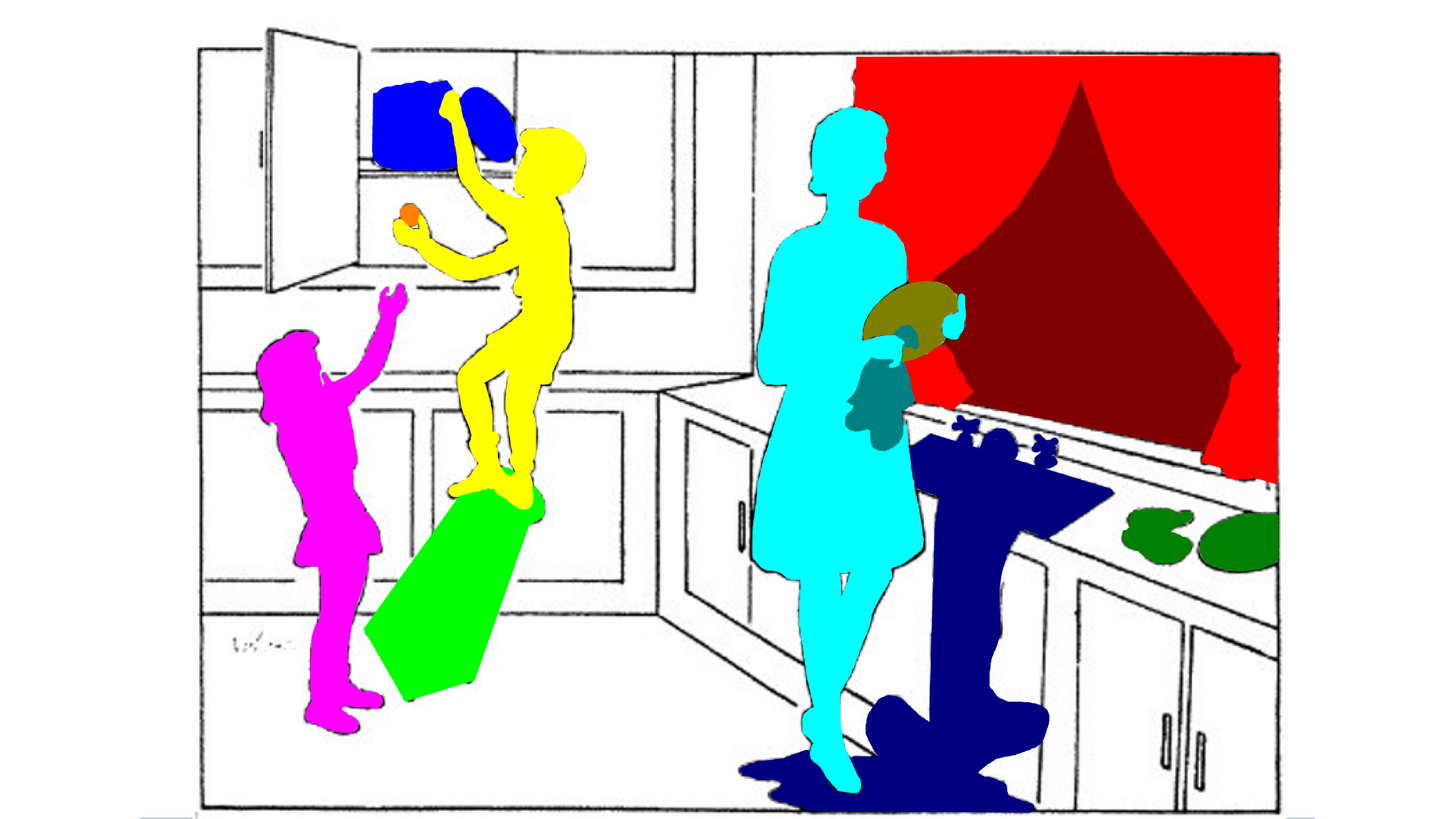
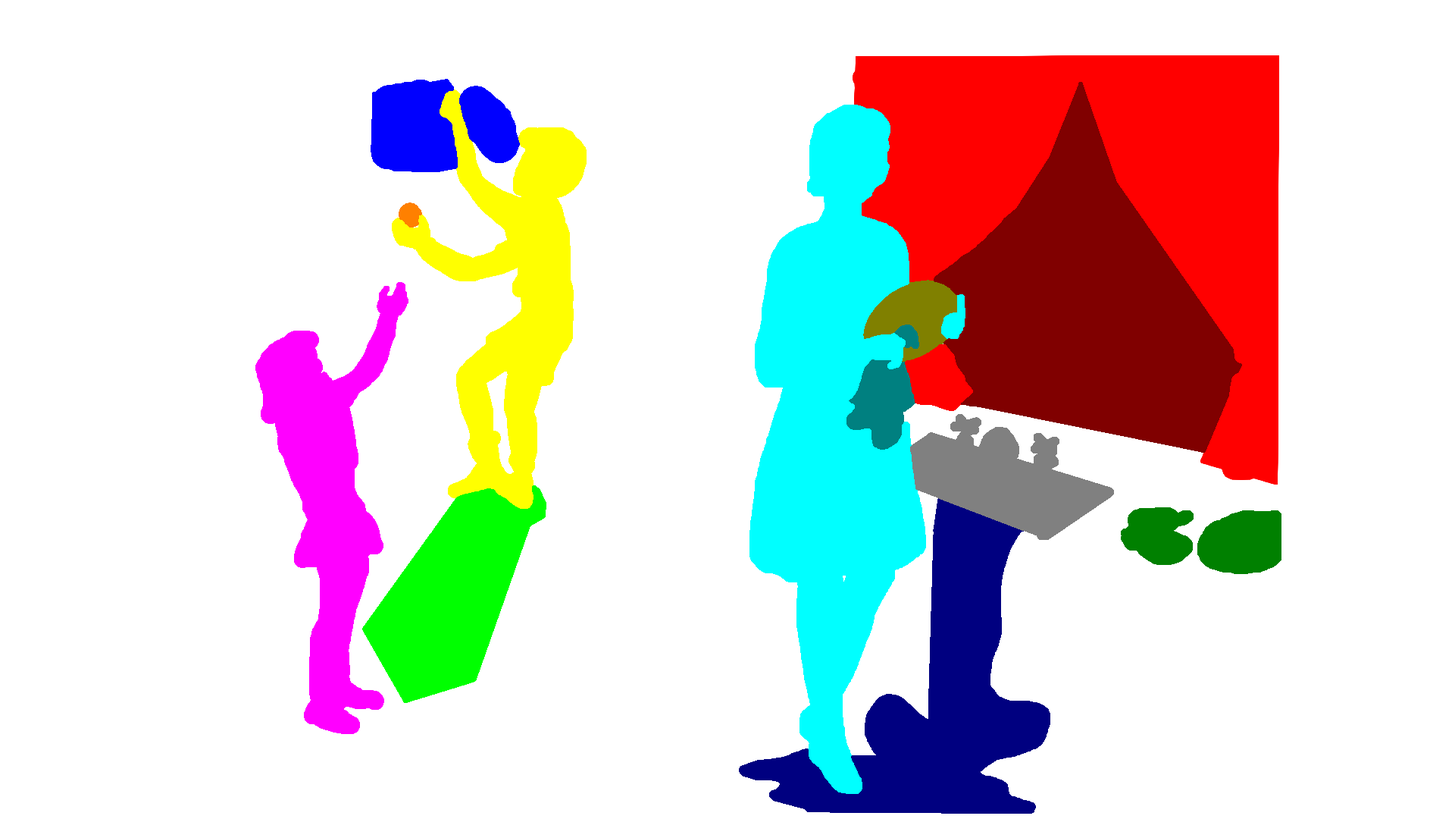
Before/after of a 1455 x 819 layered artwork. What changed in the layer stack:
added layer "Paint Layer 14" above "Group 13" over (242, 21, 1316, 819)
moved "Paint Layer 10" into group "Group 13" over (845, 260, 984, 407)
moved "Paint Layer 6" into group "Group 13", painted on it over (727, 97, 1019, 818)
moved "Paint Layer 5" into group "Group 13", painted on it over (242, 242, 437, 745)
moved "Paint Layer 11" into group "Group 13" over (845, 291, 971, 486)
moved "Paint Layer 4" into group "Group 13", painted on it over (388, 48, 631, 534)
moved "Paint Layer 12" into group "Group 13" over (390, 198, 437, 243)
moved "Paint Layer 3" into group "Group 13", painted on it over (339, 48, 534, 195)
moved "Paint Layer 2" into group "Group 13", painted on it over (339, 436, 583, 728)
moved "Paint Layer 8" into group "Group 13", painted on it over (1115, 485, 1288, 583)
moved "Paint Layer 1" into group "Group 13", painted on it over (824, 48, 1287, 486)
moved "Paint Layer 9" into group "Group 13", painted on it over (727, 388, 1116, 818)
moved "Paint Layer 7" into group "Group 13" over (921, 48, 1262, 486)
hid "Background", painted on it over (140, 21, 1316, 819)
